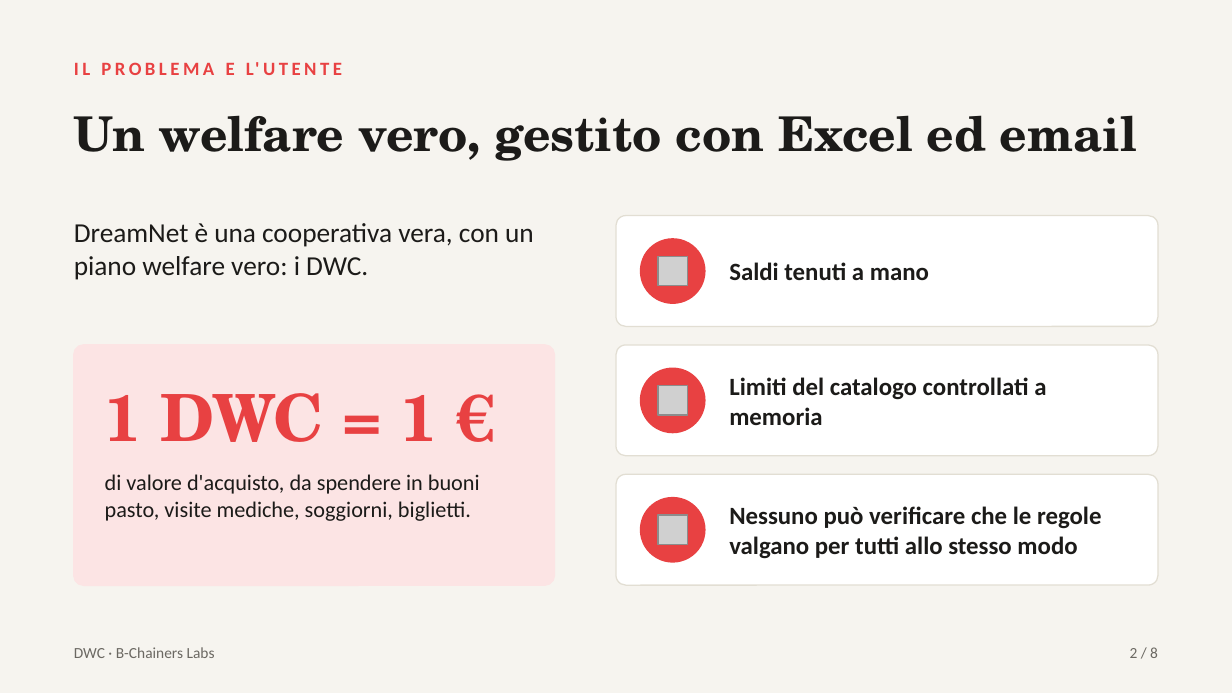
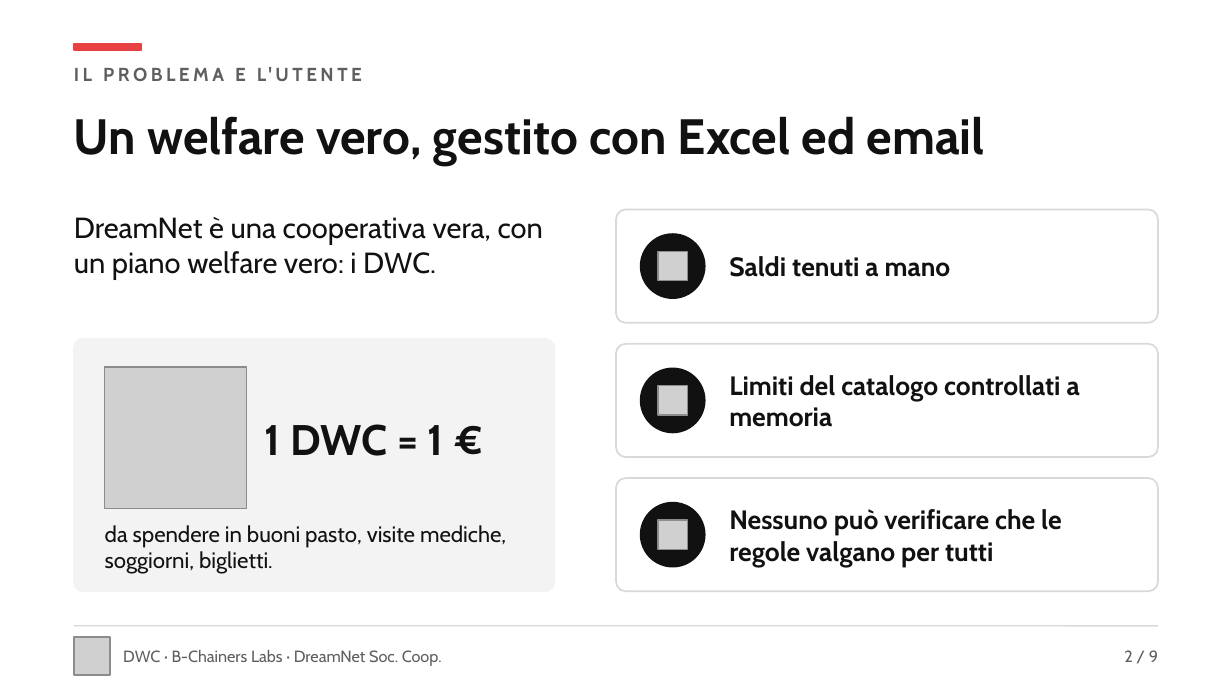
Before and after one commit to SimoneLazzari-DN/dwc-avalanche, a slide deck: slide 2 of pitch/DWC-pitch.pptx. Drawn at 1232x693 pixels with LibreOffice and Linux fonts; fonts in the diff are those of the drawing; grey boxes stand for pictures. Boxes give left, top, right and bottom in pixels: in the first picture for what was removed or moved away, otherwise in the second. Text is boxed around its words. In the diff, an @@ line names an element or a change of style, - is before the commit and + after.

```diff
--- a/pitch/DWC-pitch.pptx
+++ b/pitch/DWC-pitch.pptx
@@ background #F6F4EF to #FFFFFF @@
@@ text "IL PROBLEMA E L'UTENTE": place and size @@
-text "IL PROBLEMA E L'UTENTE" at (226,62,260,75)
+text "IL PROBLEMA E L'UTENTE" at (235,67,272,81)
@@ text "IL PROBLEMA E L'UTENTE" at (235,67,272,81): font Calibri to Cabin, text colour #E84142 to #5F5F5F @@
@@ rectangle added at (74,44,142,49), fill #E84142, outline #E84142 1 pt @@
@@ text "Un welfare vero, gestito con ..." at (74,116,985,164): size 28 to 29 pt, font TeX Gyre Schola to Cabin, text colour #1C1B19 to #111111 @@
@@ text "DreamNet è una cooperativa vera, ..." at (74,217,543,279): size 16 to 17 pt, font Calibri to Cabin, text colour #1C1B19 to #111111 @@
@@ rounded rectangle: place and size @@
-rounded rectangle at (616,216,1158,326)
+rounded rectangle at (616,209,1158,323)
@@ ellipse: place and size @@
-ellipse at (641,239,705,303)
+ellipse at (641,234,705,298)
@@ text "Saldi tenuti a mano" at (729,256,951,277): size 14.5 to 15.5 pt, font Calibri to Cabin, text colour #1C1B19 to #111111 @@
@@ picture: place and size @@
-picture at (658,256,687,286)
+picture at (658,251,687,281)
@@ rounded rectangle: place and size @@
-rounded rectangle at (74,345,554,585)
+rounded rectangle at (74,339,554,591)
@@ rounded rectangle at (74,339,554,591): fill #FCE4E4 to #F3F3F3; outline #FCE4E4 1 pt to #F3F3F3 1 pt; proportions changed @@
@@ text "Limiti del catalogo controllati a ..." at (729,375,1080,427): size 14.5 to 15.5 pt, font Calibri to Cabin, text colour #1C1B19 to #111111 @@
@@ picture added at (105,367,246,509) @@
@@ text "1 DWC = 1 €": place and size @@
-text "1 DWC = 1 €" at (105,393,438,442)
+text "1 DWC = 1 €" at (265,424,444,456)
@@ text "1 DWC = 1 €" at (265,424,444,456): size 38 to 25 pt, font TeX Gyre Schola to Cabin, text colour #E84142 to #111111 @@
@@ 1 picture, 1 ellipse, 1 rounded rectangle: place and size @@
-1 picture, 1 ellipse, 1 rounded rectangle at (616,474,1158,585)
+1 picture, 1 ellipse, 1 rounded rectangle at (616,478,1158,591)
@@ outline #E2DED3 0.75 pt to #D9D9D9 1 pt; proportions changed in 3 elements at (616,344,1158,457), (616,209,1158,323), (616,478,1158,591) @@
@@ fill #E84142 to #111111; outline #E84142 1 pt to #111111 1 pt in 3 elements at (641,368,705,432), (641,234,705,298), (641,503,705,567) @@
@@ text at (729,509,1062,567): text changed; size 14.5 to 15.5 pt; font Calibri to Cabin; text colour #1C1B19 to #111111 @@
-Nessuno può verificare che le regole valgano per tutti allo stesso modo
+Nessuno può verificare che le regole valgano per tutti
@@ text at (105,525,506,574): text changed; font Calibri to Cabin; text colour #1C1B19 to #111111 @@
-di valore d'acquisto, da spendere in buoni pasto, visite mediche, soggiorni, biglietti.
+da spendere in buoni pasto, visite mediche, soggiorni, biglietti.
@@ line added from (74, 626) to (1158, 626), #D9D9D9 0.75 pt @@
@@ picture added at (74,637,110,675) @@
@@ text at (123,650,442,666): text changed; size 9 to 9.5 pt; font Calibri to Cabin; text colour #6B6862 to #5F5F5F @@
-DWC · B-Chainers Labs
+DWC · B-Chainers Labs · DreamNet Soc. Coop.
@@ text at (1124,650,1158,662): text changed; size 9 to 9.5 pt; font Calibri to Cabin; text colour #6B6862 to #5F5F5F @@
-2 / 8
+2 / 9
```
Also in this commit, not shown: 5 other slides changed, 3 slides added, 2 slides removed, 11 other files.
